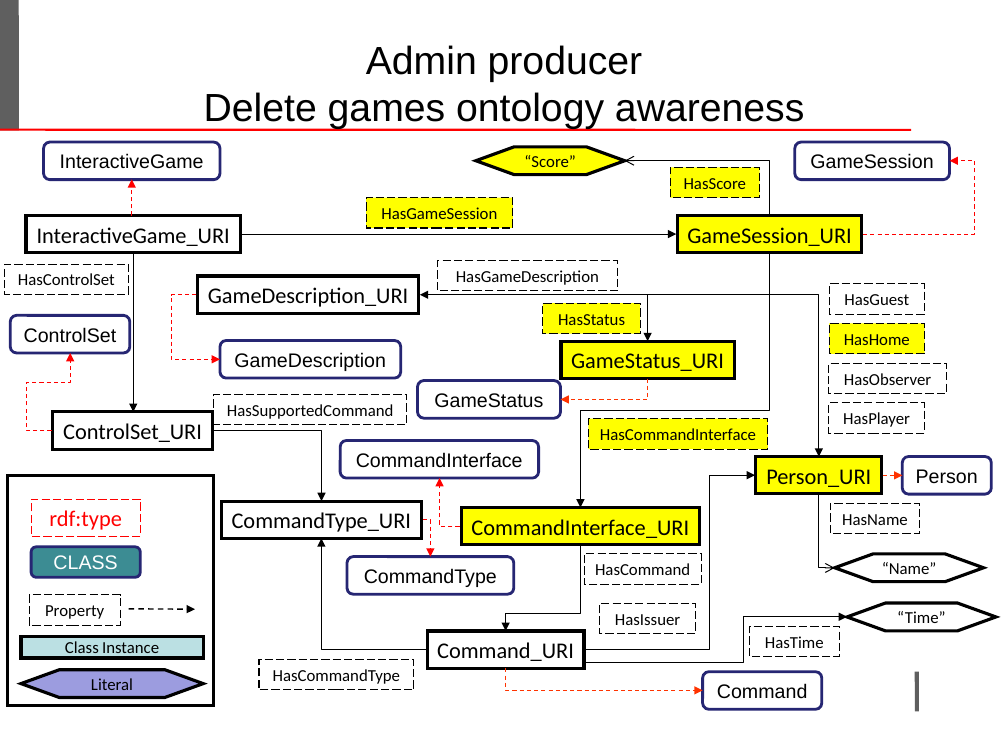
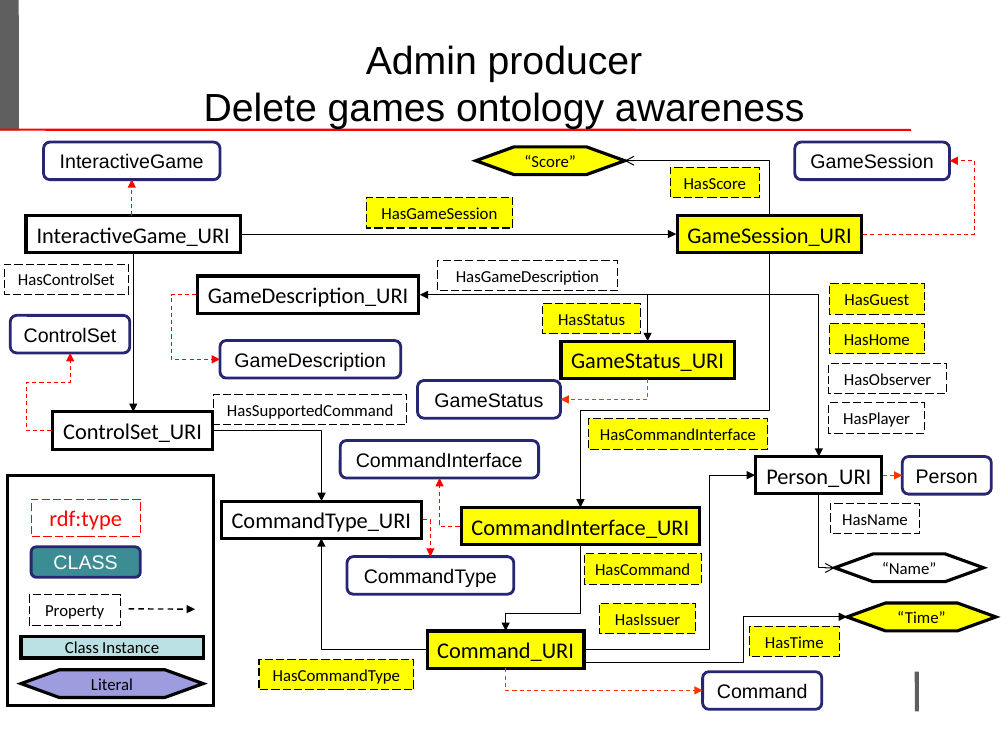
Before and after one commit to LeoIannacone/Rock-Paper-Scissors-Lizard-Spock, a slide deck: slide 26 of doc/ProjectTemplate.ppt. Drawn at 1008x756 pixels with LibreOffice and Linux fonts; fonts in the diff are those of the drawing; background and template pictures are left out. Boxes give left, top, right and bottom in pixels: in the first picture for what was removed or moved away, otherwise in the second. Text is boxed around its words. In the diff, an @@ line names an element or a change of style, - is before the commit and + after.

```diff
--- a/doc/ProjectTemplate.ppt
+++ b/doc/ProjectTemplate.ppt
@@ rectangle "Person_URI" at (756, 457, 882, 494): fill #FFFF00 to none @@
@@ fill #FFFFFF to #FFFF00 in 7 elements at (847, 603, 996, 631), (750, 626, 840, 656), (427, 631, 584, 668), (830, 284, 925, 314), (259, 659, 414, 689), (585, 553, 702, 584), (600, 603, 696, 633) @@
```
Also in this commit, not shown: 1 other slide changed, 1 other file.
